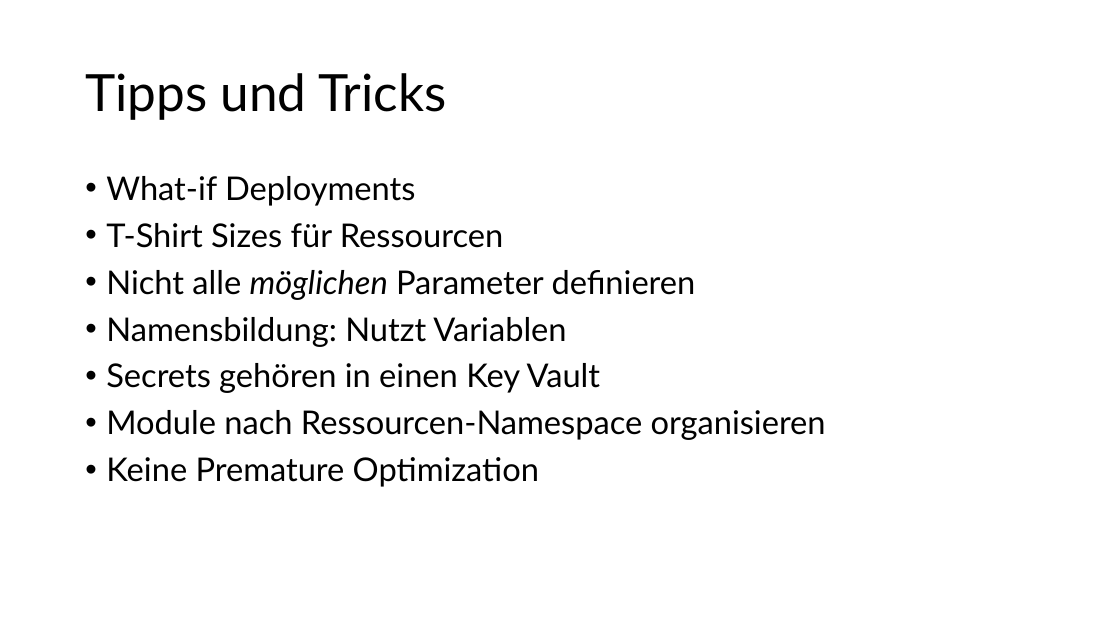
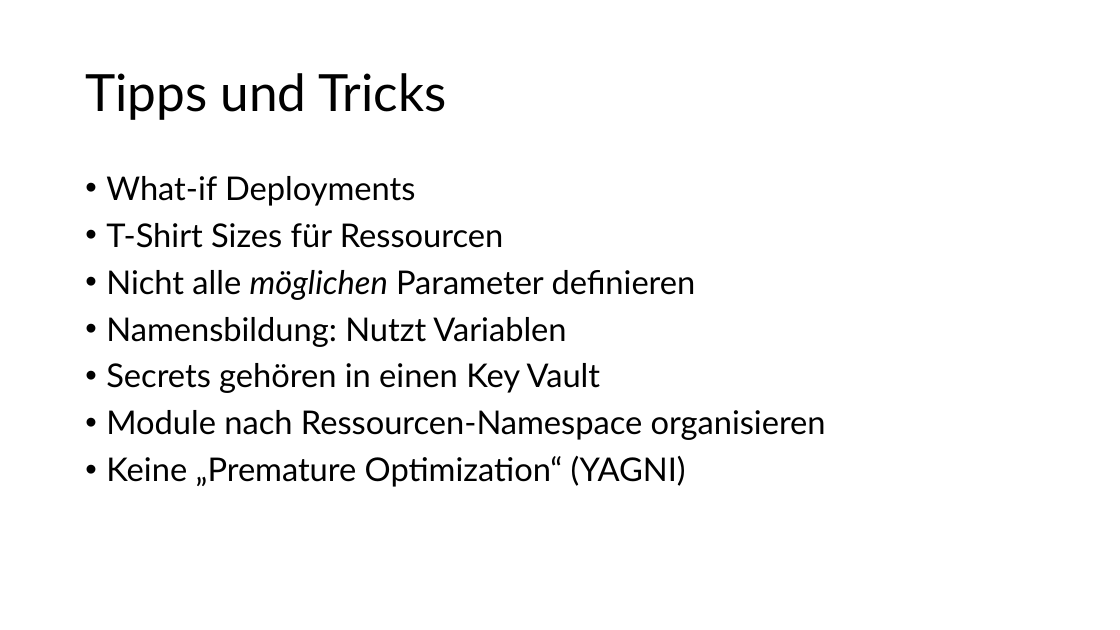
Before and after one commit to cloudchristoph/BicepIntroduction, a slide deck: slide 20 of Bicep_Presentation.pptx. Drawn at 1120x630 pixels with LibreOffice and Linux fonts; fonts in the diff are those of the drawing. Boxes give left, top, right and bottom in pixels: in the first picture for what was removed or moved away, otherwise in the second. Text is boxed around its words. In the diff, an @@ line names an element or a change of style, - is before the commit and + after.

```diff
--- a/Bicep_Presentation.pptx
+++ b/Bicep_Presentation.pptx
@@ text at (106, 456, 686, 487): text changed @@
-• Keine Premature Optimization
+• Keine „Premature Optimization“ (YAGNI)
```
Also in this commit, not shown: 4 other slides changed.
